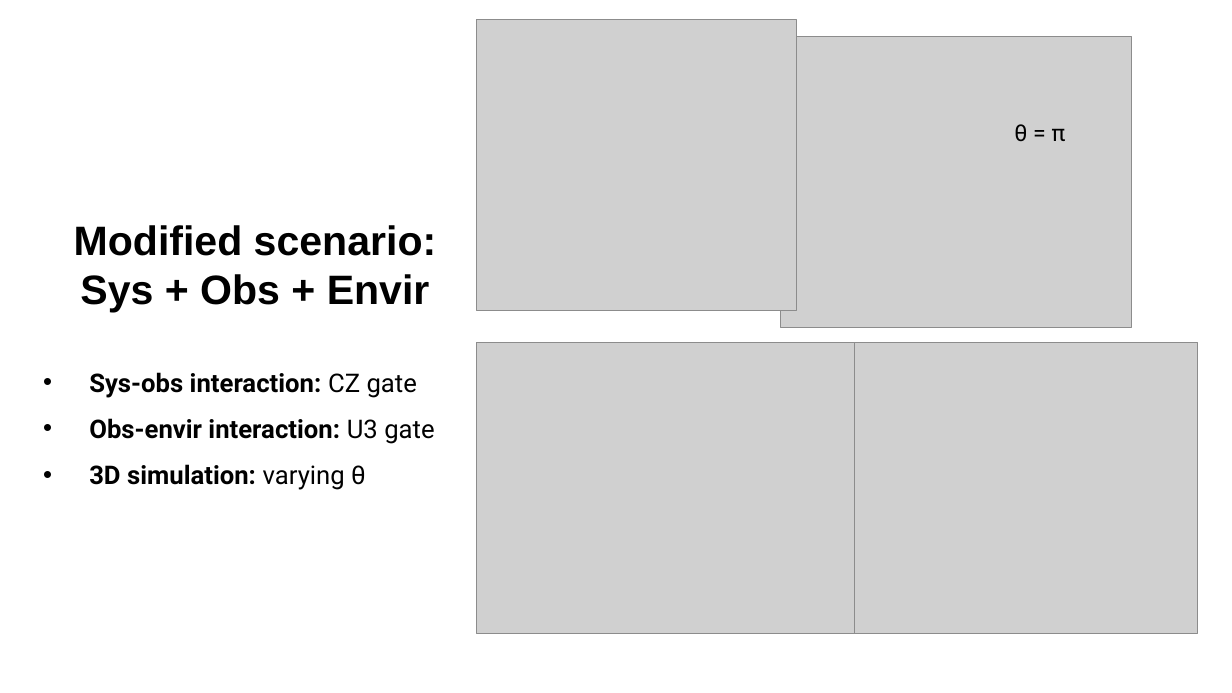
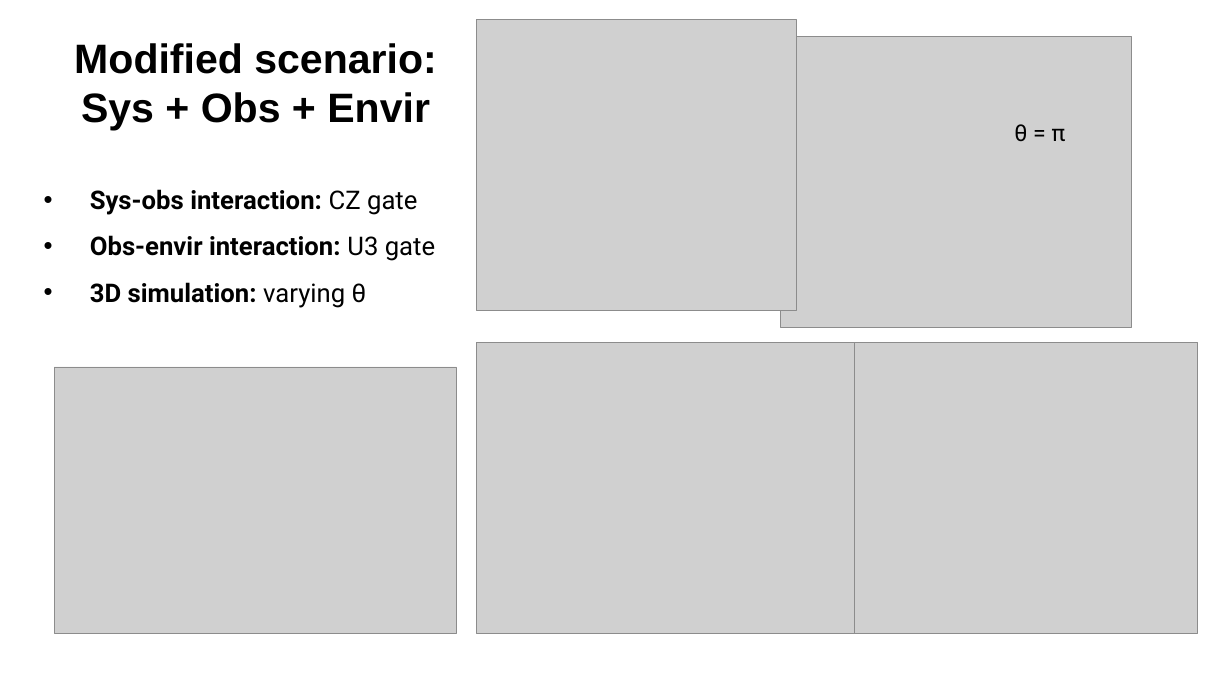
Before and after one commit to PHUHUUTRANDON/Quantum-Darwinism, a slide deck: slide 3 of Decoherence.pptx. Drawn at 1232x693 pixels with LibreOffice and Linux fonts; fonts in the diff are those of the drawing; grey boxes stand for pictures. Boxes give left, top, right and bottom in pixels: in the first picture for what was removed or moved away, otherwise in the second. Text is boxed around its words. In the diff, an @@ line names an element or a change of style, - is before the commit and + after.

```diff
--- a/Decoherence.pptx
+++ b/Decoherence.pptx
@@ text "Modified scenario: Sys + Obs ...": place and size @@
-text "Modified scenario: Sys + Obs ..." at (74,225,437,313)
+text "Modified scenario: Sys + Obs ..." at (74,43,437,130)
@@ text "Sys-obs interaction: CZ gate": place and size @@
-text "Sys-obs interaction: CZ gate" at (89,372,434,490)
+text "Sys-obs interaction: CZ gate" at (90,189,435,308)
@@ picture added at (55,367,457,633) @@
```
Also in this commit, not shown: 2 other slides changed, 1 other file.
